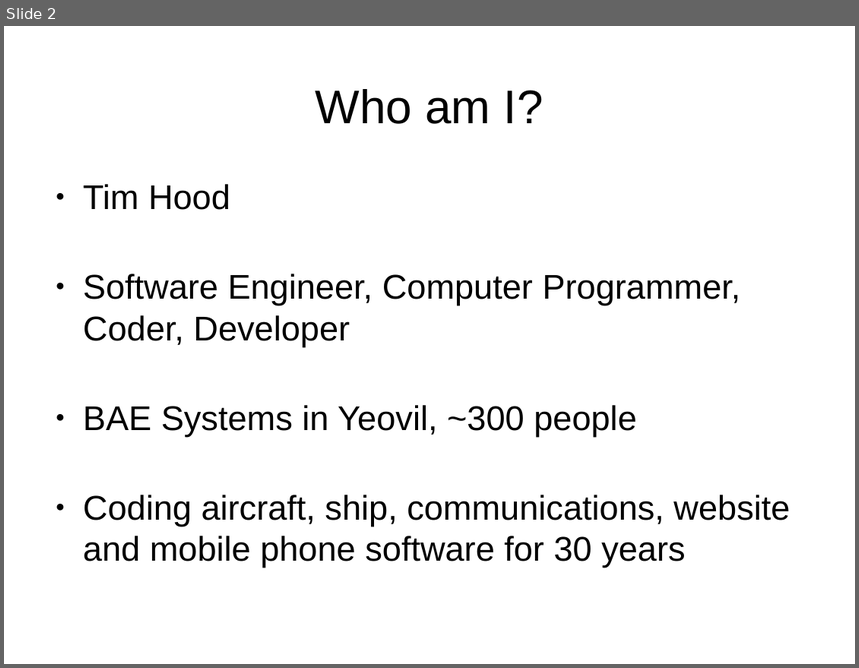
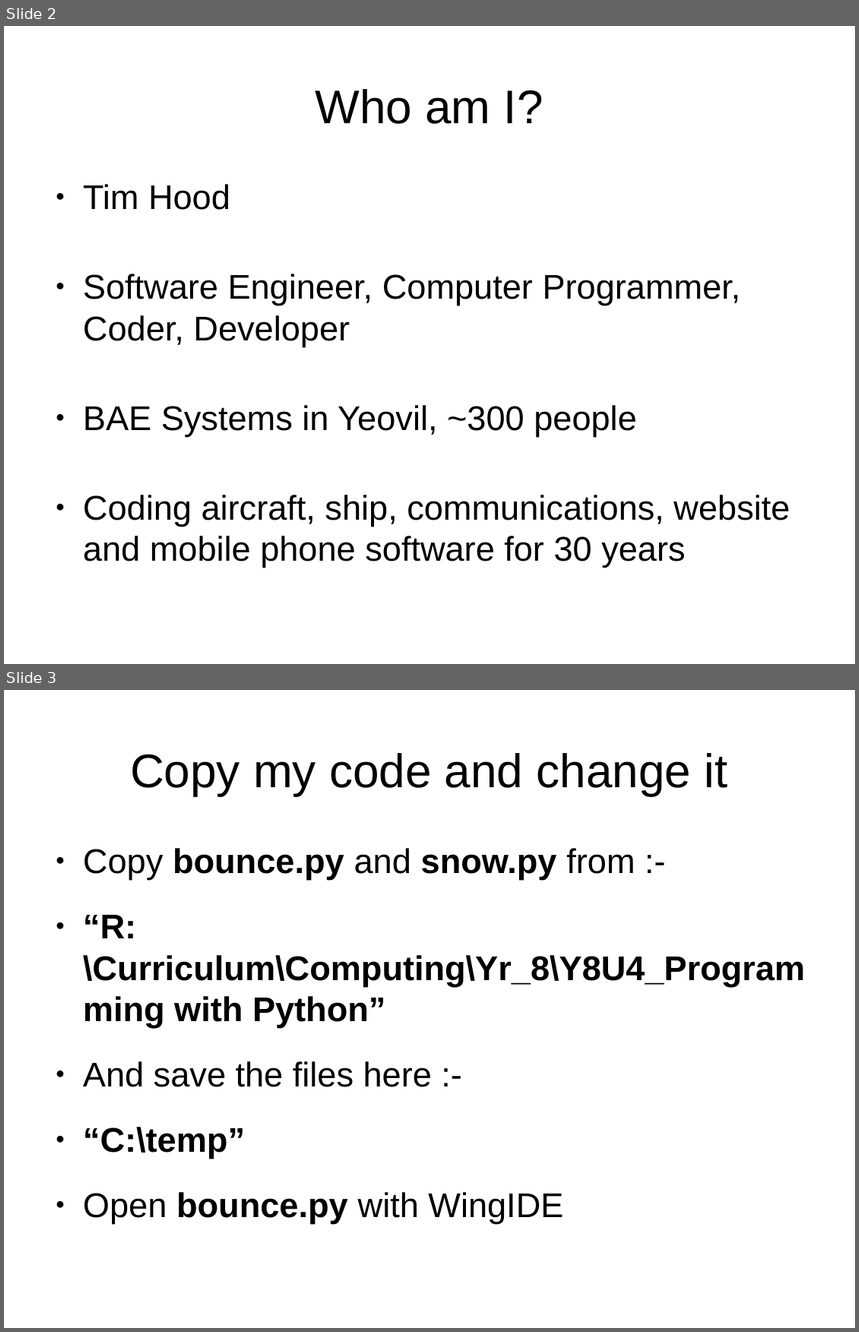
Before and after one commit to timzhood/python-rock, a slide deck: docs/bouncing_rectangle.odp. Shown one above the other, each under a label of ours: slide 2 before the commit, slides 2 and 3 after it. The pictures are 859x668 and 859x1332 pixels, drawn with LibreOffice and Linux fonts; fonts in the diff are those of the drawing. Boxes give left, top, right and bottom in pixels: in the first picture for what was removed or moved away, otherwise in the second. Text is boxed around its words. In the diff, an @@ line names an element or a change of style, - is before the commit and + after.

```diff
--- a/docs/bouncing_rectangle.odp
+++ b/docs/bouncing_rectangle.odp
@@ slide 3 added at (x1=4, y1=690, x2=855, y2=1328), background #FFFFFF @@
@@ text added at (x1=130, y1=753, x2=728, y2=796), 44 pt, text #000000 @@
+Copy my code and change it
@@ text added at (x1=83, y1=848, x2=805, y2=1224), 32 pt, text #000000, bold @@
+● Copy bounce.py and snow.py from :-
+● “R:\Curriculum\Computing\Yr_8\Y8U4_Programming with Python”
+● And save the files here :-
+● “C:\temp”
+● Open bounce.py with WingIDE
```
Also in this commit, not shown: 6 slides changed, 7 other slides added, 4 other files.
